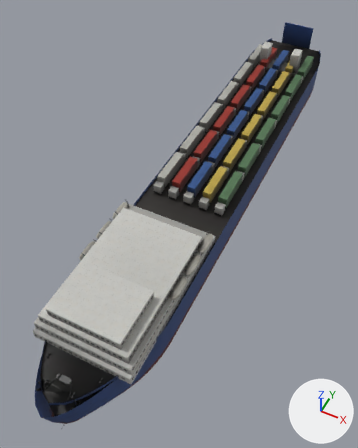
An edit to the glTF model models/item/Q2603065/model_built.glb, drawn before and after from the same camera.
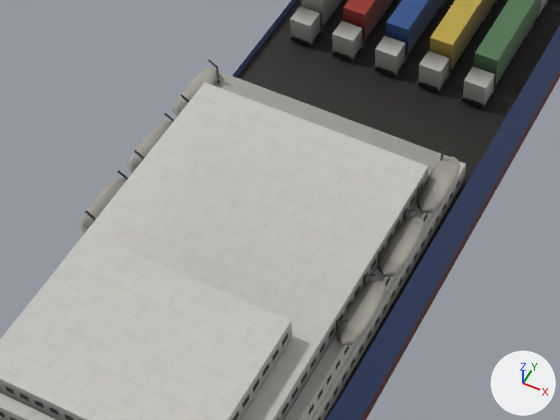
Each version appears first whole from a 50 mm lens placed at (43.8, -111.3, 121.5), pointed at (-3.8, -16.2, 2.6), and next in a close-up on the part from 14% to 69% of the width and 40% to 73% of the height. The lights are fixed; the arrows at lower right show +X, +Y and +Z. The last two pictures show the newer version. Where no turn or scale is listed for an object, it has been applied to the vertices. Vertices at exactly the same position are counted once.

The older version as bpy lines, for what is in view:
```python
me_main_0 = bpy.data.meshes.new('main_0')
me_main_0.from_pydata(...)  # 14687 vertices, 25185 faces; spans x -14.0..14.0, y -88.0..88.0, z -13.0..13.0
me_main_0.materials.append(mat_paint)
ob_main_0 = bpy.data.objects.new('main_0', me_main_0)
ob_main_0.location = (0.0, -1.3, 12.9)
```
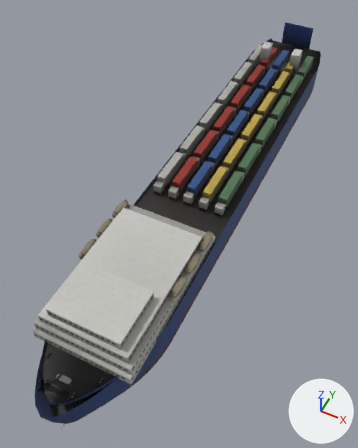
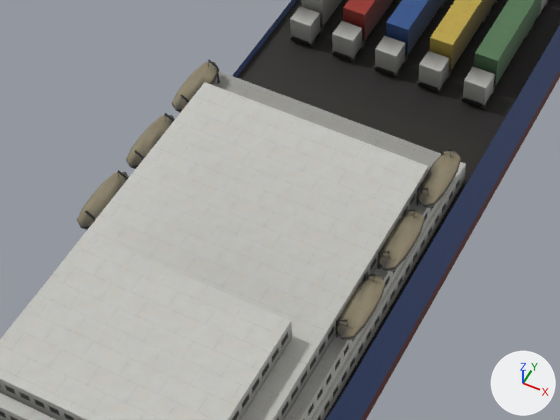
Changed parts and their boxes [x1, y1, x2, y2] in the close-ups (560 x 420 px):
part 1 of me_main_0, built on: before [0, 68, 461, 420]; after [0, 62, 461, 420]
part 2 of me_main_0, surface changed: [0, 60, 463, 420] in both
part 3 of me_main_0, edited (looks the same): [0, 0, 496, 420] in both

Edits to the bpy script that builds the scene:
```text
Change me_main_0:
    used by ob_main_0; location = (0.0, -1.3, 12.9)
    remove me_main_0.from_pydata(...)  # 14687 vertices, 25185 faces; spans x -14.0..14.0, y -88.0..88.0, z -13.0..13.0
    add me_main_0.from_pydata(...)  # 16242 vertices, 27858 faces; spans x -14.0..14.0, y -88.0..88.0, z -13.0..13.0
    me_main_0 part 1: 251 vertices moved within x -14.0..14.0, y -73.0..-29.0, z 4.0..10.0; 159 vertices removed from x -14.0..14.0, y -52.0..-29.0, z 7.0..9.0; 1614 vertices added at x -14.0..14.0, y -73.0..-28.0, z 3.0..12.0
    me_main_0 part 2: 24074 kept faces spanning x -14.0..14.0, y -88.0..88.0, z -13.0..13.0 get new texture (UV) coordinates
    me_main_0 part 3: 246 kept faces spanning x -14.0..14.0, y -73.0..82.0, z -13.0..13.0 get new vertex colours
    other edits to the shape of me_main_0 do not show in these pictures
```
